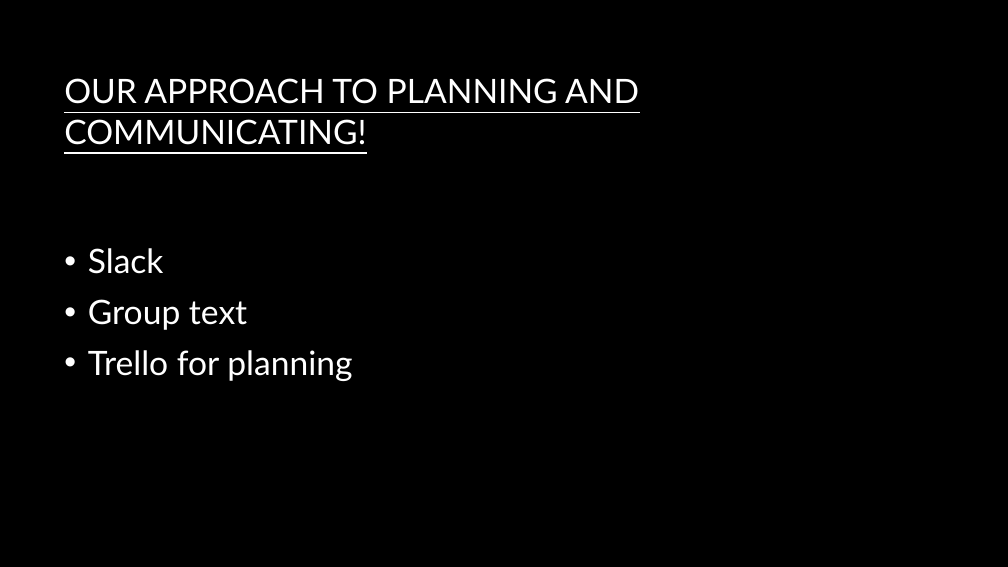
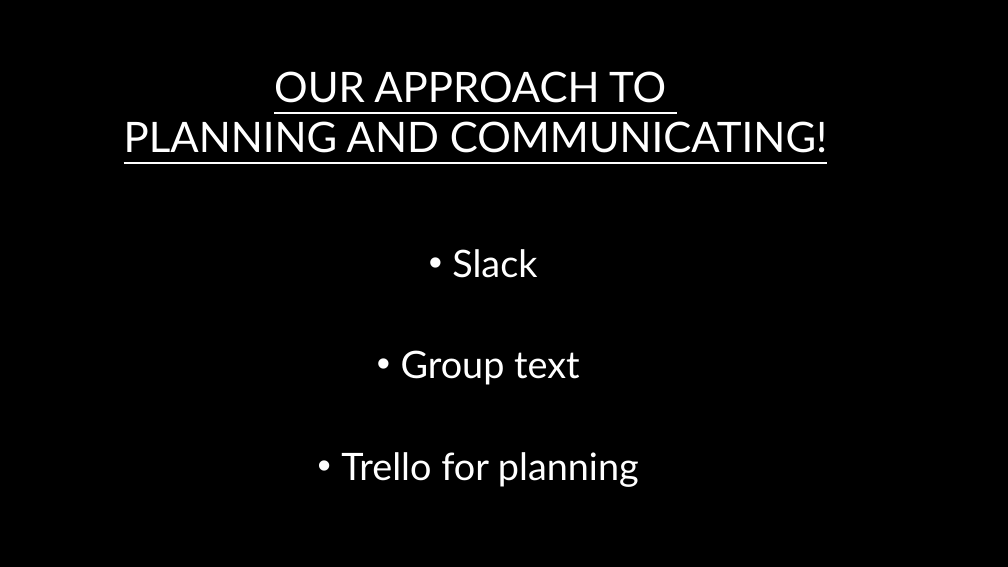
Before and after one commit to Team-Believe/weekly-planner, a slide deck: slide 3 of Presentation.pptx. Drawn at 1008x567 pixels with LibreOffice and Linux fonts; fonts in the diff are those of the drawing; background and template pictures are left out. Boxes give left, top, right and bottom in pixels: in the first picture for what was removed or moved away, otherwise in the second. Text is boxed around its words. In the diff, an @@ line names an element or a change of style, - is before the commit and + after.

```diff
--- a/Presentation.pptx
+++ b/Presentation.pptx
@@ title "OUR APPROACH TO PLANNING AND ..." at (124, 71, 828, 153): size 32 to 40 pt; alignment left to centre @@
@@ text "Slack": place and size @@
-text "Slack" at (88, 248, 352, 381)
+text "Slack" at (341, 249, 639, 487)
@@ text "Slack" at (341, 249, 639, 487): size 32 to 36 pt; alignment left to centre; line spacing 1 to 2 @@
```
Also in this commit, not shown: 3 other slides changed, 2 slides added.
